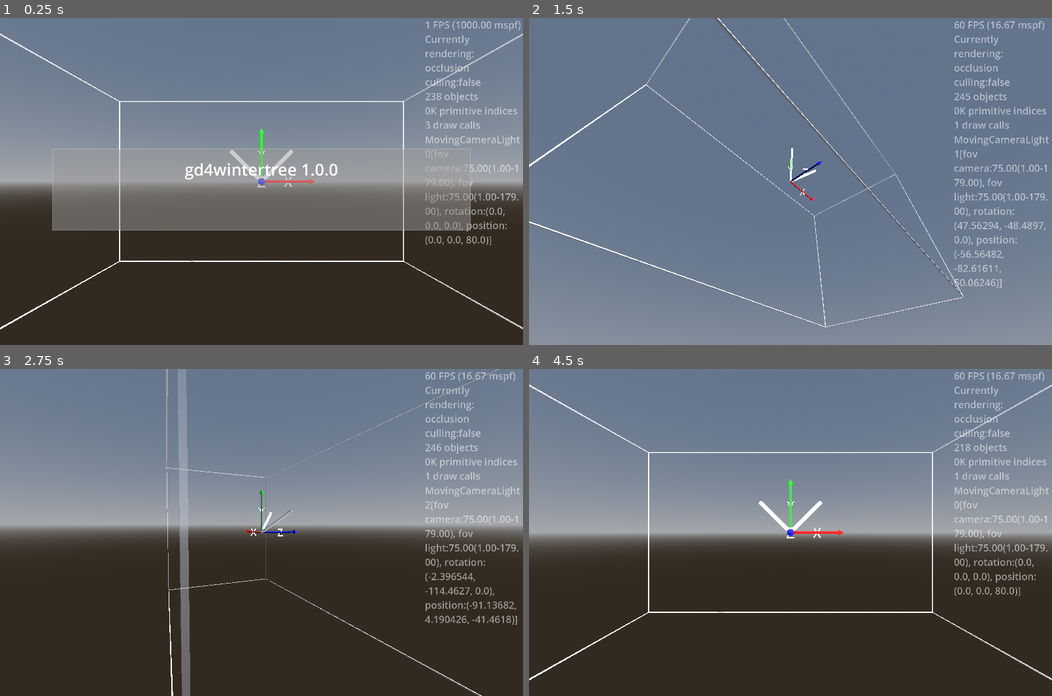
Above: before the commit, frames 1-4 (two rows, left to right).
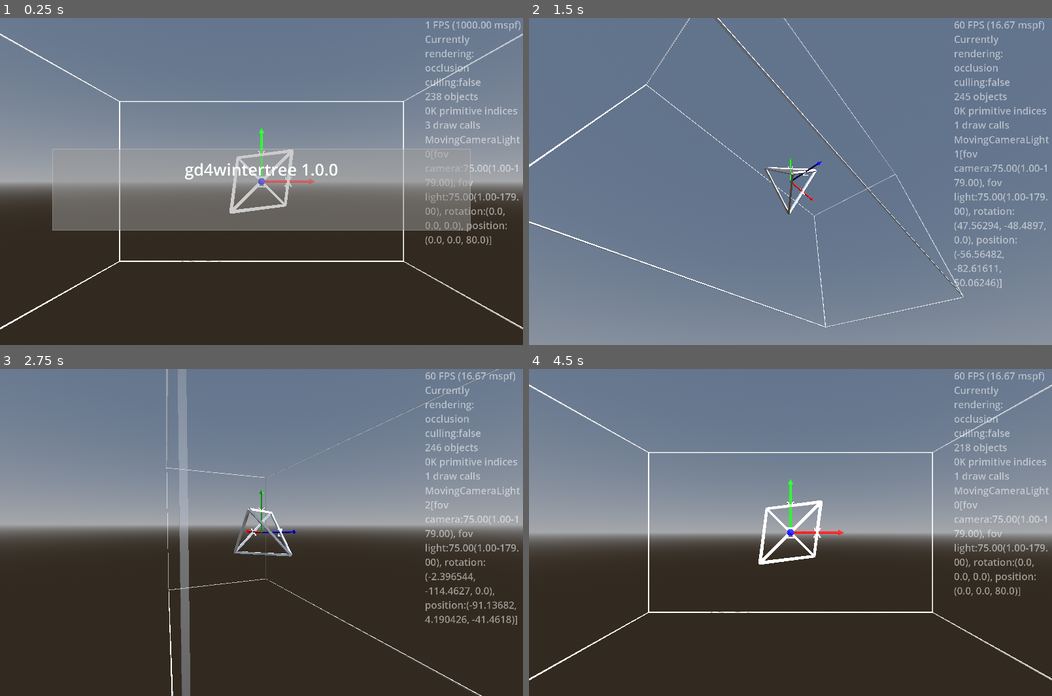
Above: after the commit, the same moments.

Repository: kasworld/gd4wintertree
Game: Godot game, scene res://main.tscn
The game is run twice, just before and just after one commit, with the same random seed, the same clock (stepped at 60 frames per second) and the same inputs.
Inputs (mouse positions are in pixels of both pictures, inside the frame that each line leads up to):
- Up to frame 1 (0.25 s): no input
- Up to frame 2 (1.5 s): tap Enter at 0.5 s; move the mouse to (905, 165) at 0.52 s; hold Right 0.53-1.28 s; tap Q at 0.6 s; click (905, 165) at 0.67 s; move the mouse to (685, 197) at 1.27 s; hold Down from 1.28 s (still down); tap E at 1.35 s
- Up to frame 3 (2.75 s): move the mouse to (313, 460) at 2.02 s; release Down at 2.03 s; hold Right from 2.03 s (still down); tap Enter at 2.1 s
- Up to frame 4 (4.5 s): move the mouse to (764, 597) at 2.77 s; release Right at 2.78 s; hold Up 2.78-3.53 s; tap Q at 2.85 s; click (764, 597) at 2.92 s; move the mouse to (947, 581) at 3.52 s; hold Left from 3.53 s (still down); tap E at 3.6 s; move the mouse to (633, 483) at 4.27 s; tap Enter at 4.35 s

The runs differ from the first frame. In frame 1, 0.5% of the frame differs, in the area x 34-57%, y 40-75%; in frame 2, 0.3%; in frame 3, 0.4%; in frame 4, 0.6%.

Commit message:
add multi_line_by_pos

Diff:
--- a/main.gd
+++ b/main.gd
@@ -48,26 +48,15 @@
 	$FixedCameraLight.make_current()
 	add_child( preload("res://multi_mesh_shape/multi_mesh_shape.tscn").instantiate(
 		).init_wire_box(WorldSize, WorldSize.length()/500, Color.WHITE, 0.5))
-	add_child(multi_line_by_pos([
-			[Vector3(0,0,0), Vector3(10,10,10)],
-			[Vector3(0,0,0), Vector3(-10,10,10)],
+	add_child( preload("res://multi_mesh_shape/multi_mesh_shape.tscn").instantiate(
+		).multi_line_by_pos([
+			[Vector3(10,10,10), Vector3(10,-10,-10)],
+			[Vector3(10,10,10), Vector3(-10,10,-10)],
+			[Vector3(10,10,10), Vector3(-10,-10,10)],
+			[Vector3(10,-10,-10), Vector3(-10,10,-10)],
+			[Vector3(-10,10,-10), Vector3(-10,-10,10)],
+			[Vector3(-10,-10,10), Vector3(10,-10,-10)],
 		],1.0, Color.WHITE))
-
-func multi_line_by_pos(pos_list:Array, wire_width :float, co :Color, alpha :float = 1.0) -> MultiMeshShape:
-	var mlp :MultiMeshShape = preload("res://multi_mesh_shape/multi_mesh_shape.tscn").instantiate()
-	mlp.init_with_alpha(BoxMesh.new(), pos_list.size(), alpha, false)
-	mlp.set_color_all(co)
-	for i in pos_list.size():
-		var p1 :Vector3 = pos_list[i][0]
-		var p2 :Vector3 = pos_list[i][1]
-		var center := (p1+p2)/2
-		var l := p1.distance_to(p2)
-		var wire_scale := Vector3(wire_width, wire_width, l)
-		var t := Transform3D(Basis(), center)
-		t = t.looking_at(p2)
-		t = t.scaled_local(wire_scale)
-		mlp.multimesh.set_instance_transform(i,t)
-	return mlp
 
 func random_color() -> Color:
 	return NamedColorList.color_list.pick_random()[0]
--- a/multi_mesh_shape/multi_mesh_shape.gd
+++ b/multi_mesh_shape/multi_mesh_shape.gd
@@ -83,6 +83,29 @@
 			i += 1
 	return self
 
+func multi_line_by_pos(pos_list:Array, wire_width :float, co :Color, alpha :float = 1.0) -> MultiMeshShape:
+	init_with_alpha(BoxMesh.new(), pos_list.size(), alpha, false)
+	set_color_all(co)
+	for i in pos_list.size():
+		var p1 :Vector3 = pos_list[i][0]
+		var p2 :Vector3 = pos_list[i][1]
+		var center := (p1+p2)/2
+		var l := p1.distance_to(p2)
+		var wire_scale := Vector3(wire_width, wire_width, l)
+		var t := Transform3D(Basis(), center)
+		t = t.looking_at(p2)
+		t = t.scaled_local(wire_scale)
+		multimesh.set_instance_transform(i,t)
+	return self
+
+const TetrahedronPoints := [
+		[Vector3(10,10,10), Vector3(10,-10,-10)],
+		[Vector3(10,10,10), Vector3(-10,10,-10)],
+		[Vector3(10,10,10), Vector3(-10,-10,10)],
+		[Vector3(10,-10,-10), Vector3(-10,10,-10)],
+		[Vector3(-10,10,-10), Vector3(-10,-10,10)],
+		[Vector3(-10,-10,10), Vector3(10,-10,-10)],
+	]
 
 # end example ##################################################################
 
